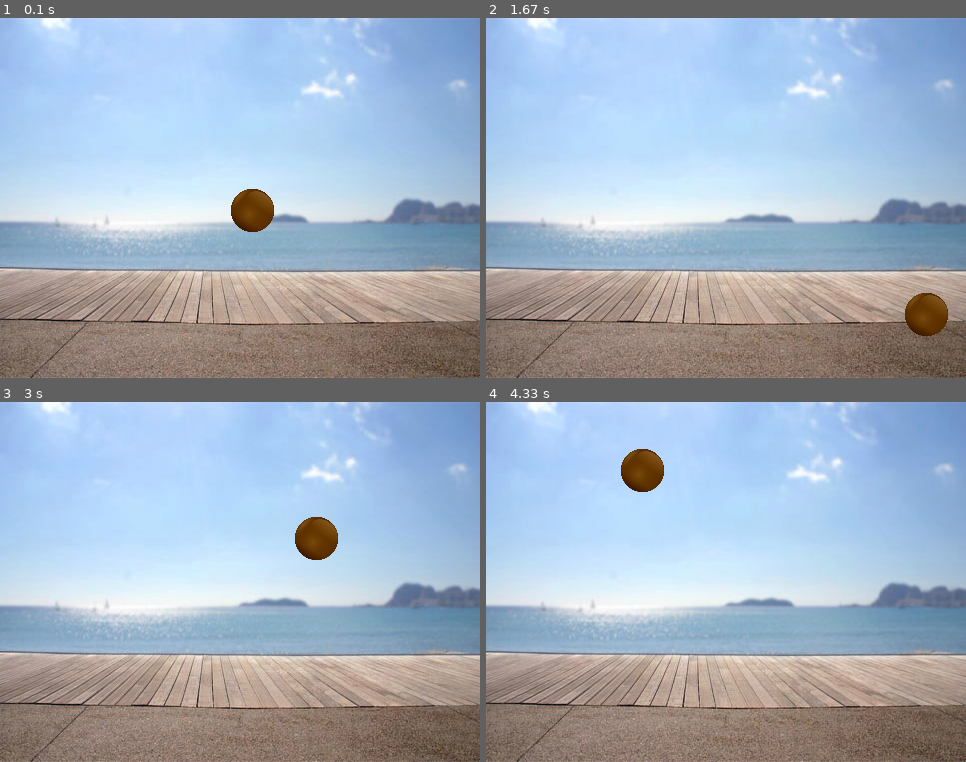
Above: before the commit, frames 1-4 (two rows, left to right).
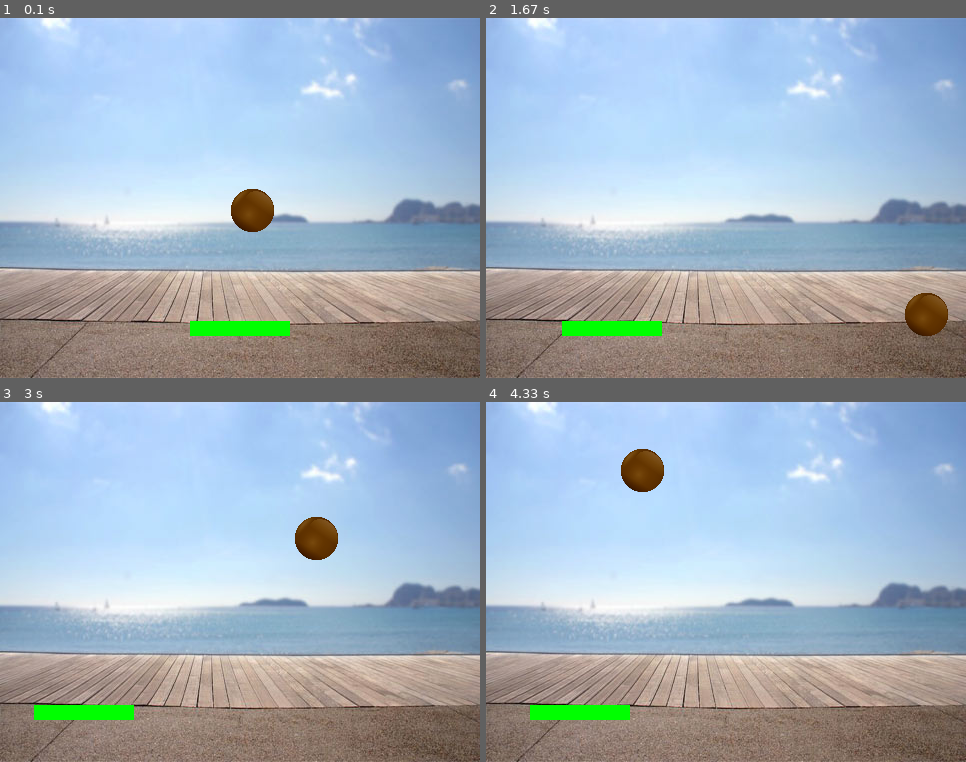
Above: after the commit, the same moments.

Repository: russelyang/hamiltion-pygame
Game: pygame game, started from lesson-5/05.py
Same seed, same stepped clock (60 frames per second), same inputs: the game is played once before the commit and once after it.
Inputs (mouse positions are in pixels of both pictures, inside the frame that each line leads up to):
- Up to frame 1 (0.1 s): no input
- Up to frame 2 (1.67 s): hold A 0.33-0.8 s; move the mouse to (706, 212) at 0.37 s; click (774, 277) at 0.88 s; click (898, 324) at 1.22 s; click (610, 126) at 1.55 s
- Up to frame 3 (3 s): click (240, 625) at 1.88 s; click (172, 506) at 2.22 s; click (408, 675) at 2.55 s; click (86, 618) at 2.88 s
- Up to frame 4 (4.33 s): click (586, 513) at 3.22 s; click (610, 646) at 3.55 s; click (898, 664) at 3.88 s; click (582, 715) at 4.22 s

The runs differ from the first frame. In frame 1, 0.9% of the frame differs, in the area x 39-61%, y 84-89%; in frame 2, 0.9%; in frame 3, 0.9%; in frame 4, 0.9%.

Commit message:
feat: add lession 6

Diff:
--- a/lesson-5/05.py
+++ b/lesson-5/05.py
@@ -14,6 +14,13 @@
 ball = pygame.transform.scale(ball, [48, 48])
 ball_rect = ball.get_rect()
 ball_rect.center = (WINDOW_WIDTH // 2, WINDOW_HEIGHT // 2)
+
+# paddle
+paddle = pygame.Surface((100, 15))
+paddle.fill((0, 255, 0))
+paddle_rect = paddle.get_rect()
+paddle_rect.center = (WINDOW_WIDTH // 2, WINDOW_HEIGHT - 50)
+
 speed = [2, 2]
 clock = pygame.time.Clock()
 
@@ -30,6 +37,17 @@
     if ball_rect.top < 0 or ball_rect.bottom > WINDOW_HEIGHT:
         speed[1] = -speed[1]
 
+    # handle the movement
+    mouse_x = pygame.mouse.get_pos()[0]
+    if mouse_x - 40 > 0:
+        paddle_rect.center = (mouse_x, WINDOW_HEIGHT - 50)
+
+    # handle keyboard move padding
+    user_input = pygame.key.get_pressed()
+    if user_input[pygame.K_a]:
+        paddle_rect.move_ip([-5, 0])
+    screen.blit(paddle, paddle_rect)
+
     pygame.display.update()
     clock.tick(60)
 pygame.quit()
--- /dev/null
+++ b/lesson-6/6a.py
@@ -0,0 +1,38 @@
+import pygame
+
+pygame.init()
+
+WINDOW_WIDTH, WINDOW_HEIGHT = 500, 500
+
+screen = pygame.display.set_mode((WINDOW_WIDTH, WINDOW_HEIGHT))
+
+clock = pygame.time.Clock()
+
+
+running = True
+VOL = 1
+RADIUS = 20
+x = WINDOW_WIDTH // 2
+y = WINDOW_HEIGHT // 2
+
+while running:
+    for event in pygame.event.get():
+        if event.type == pygame.QUIT:
+            running = False
+    screen.fill((0, 0, 0))
+    player = pygame.draw.circle(screen, (255, 0, 0), (x, y), RADIUS)
+
+    user_inputs = pygame.key.get_pressed()
+    if user_inputs[pygame.K_UP] and y - RADIUS - 2 > 0:
+        y -= VOL
+    if user_inputs[pygame.K_DOWN] and y + RADIUS < WINDOW_HEIGHT:
+        y += VOL
+    if user_inputs[pygame.K_LEFT] and x - RADIUS > 0:
+        x -= VOL
+    if user_inputs[pygame.K_RIGHT] and x + RADIUS < WINDOW_WIDTH:
+        x += VOL
+
+    pygame.display.update()
+    clock.tick(60)
+
+pygame.quit()
--- /dev/null
+++ b/lesson-6/constants.py
@@ -0,0 +1 @@
+RED = (255, 0, 0)
--- /dev/null
+++ b/lesson-6/play.py
@@ -0,0 +1,61 @@
+import pygame
+import math
+
+pygame.init()
+
+screen = pygame.display.set_mode((500, 500))
+
+waypoints = [(100, 100), (400, 200), (400, 100), (200, 300), (0, 0)]
+
+dot = pygame.Surface((32, 32), pygame.SRCALPHA)
+dot.fill(pygame.Color("green"))
+dot_rect = dot.get_rect()
+
+orignal_dot = dot
+
+dot_pos = pygame.Vector2(waypoints[0])
+dot_rect.center = dot_pos
+dot_speed = 1
+
+waypoint_index = 1
+target = pygame.Vector2(waypoints[waypoint_index])
+clock = pygame.time.Clock()
+
+
+def rot_center(image, angle, x, y):
+    rotated_image = pygame.transform.rotate(image, angle)
+    new_rect = rotated_image.get_rect(center=image.get_rect(center=(x, y)).center)
+
+    return rotated_image, new_rect
+
+
+running = True
+while running:
+    clock.tick(60)
+    for event in pygame.event.get():
+        if event.type == pygame.QUIT:
+            running = False
+    screen.fill((0, 0, 0))
+    pygame.draw.lines(screen, (255, 0, 0), False, waypoints)
+    movement = target - dot_rect.center
+
+    angle = math.degrees(math.atan2(-movement[1], movement[0]))
+
+    dot, dot_rect = rot_center(orignal_dot, angle, dot_pos.x, dot_pos.y)
+
+    dist = movement.length()
+
+    if dist >= dot_speed:
+        dot_pos += movement.normalize() * dot_speed
+    else:
+        if waypoint_index < len(waypoints) - 1:
+            waypoint_index += 1
+            target = pygame.Vector2(waypoints[waypoint_index])
+        if dist != 0:
+            dot_pos += movement.normalize() * dist
+    dot_rect.center = dot_pos
+
+    screen.blit(dot, dot_rect)
+    pygame.display.update()
+
+pygame.quit()
--- /dev/null
+++ b/lesson-6/test.py
@@ -0,0 +1,22 @@
+import pygame
+import constants
+
+pygame.init()
+
+screen = pygame.display.set_mode((500, 500))
+
+p1 = pygame.Vector2(100, 100)
+p2 = pygame.Vector2(200, 300)
+
+dist = p2 - p1
+print(dist, dist.normalize(), 100 / dist.length(), 200 / dist.length())
+
+
+running = True
+while running:
+    for event in pygame.event.get():
+        if event.type == pygame.QUIT:
+            running = False
+    pygame.draw.line(screen, constants.RED, p1, p2)
+    pygame.display.update()
+pygame.quit()
